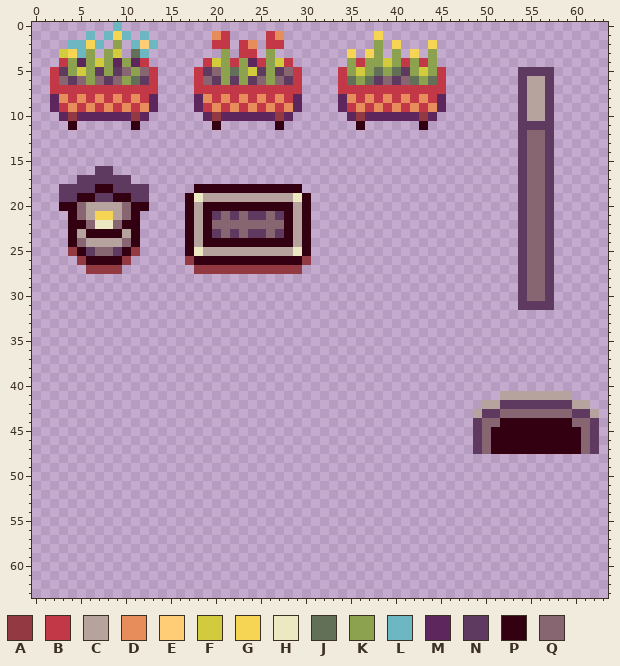
Pixel-art sprite -- assets/sprites/tilesets/muted/tileset_garden_details.png. This is how it looked before the edit.
The file is 64x64 pixels.
Palette (. is transparent): A #933942  B #c33846  C #b7a39d  D #e78c5b  E #ffcd75  F #d2cb3e  G #f7d554  H #ece8c2  J #627057  K #8da24e  L #6db7c3  M #5d275d  N #5f3a60  P #320011  Q #876672
The result:
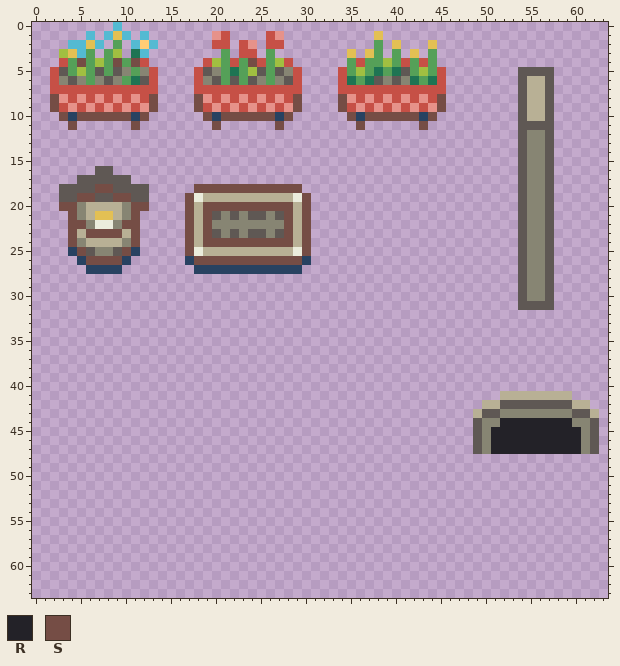
Colours new in this view: R #232228  S #754d45
The exact change:
colour A: #933942 -> #284261
colour B: #c33846 -> #c65046
colour C: #b7a39d -> #b8b095
colour D: #e78c5b -> #e6928a
colour F: #d2cb3e -> #a1bf41
colour G: #f7d554 -> #e3c054
colour H: #ece8c2 -> #ebecdc
colour J: #627057 -> #1e7453
colour K: #8da24e -> #55a058
colour L: #6db7c3 -> #54bad2
colour N: #5f3a60 -> #5f5854
colour Q: #876672 -> #878573
Changed rows in their new state; - is a pixel that keeps its letter.
first column x 5:
 4 S---S-S------------S
first column x 2:
 8 S----------S----S----------S----S----------S
 9 S----------S----S----------S----S----------S
10 -S-SSSSSS-S------S-SSSSSS-S------S-SSSSSS-S-
11 --S------S--------S------S--------S------S--
first column x 3:
18 ----SS---------SSSSSSSSSSSS-
19 --SS--SS------S------------S
20 SS------SS----S-SSSSSSSSSS-S
21 -S------S-----S-S--------S-S
22 -SS----SS-----S-S--------S-S
23 -S-SSSS-S-----S-S--------S-S
24 -S------S-----S-SSSSSSSSSS-S
25 --S----S------S------------S
26 ---SSSS--------SSSSSSSSSSSS-
first column x 51:
44 -RRRRRRRR-
45 RRRRRRRRRR
46 RRRRRRRRRR
47 RRRRRRRRRR
Where, in picture pixels (left, top, right, bottom), the same in both pictures:
changed: (50, 22, 158, 130)
changed: (194, 31, 302, 130)
changed: (338, 31, 446, 130)
changed: (518, 67, 554, 310)
changed: (59, 166, 311, 274)
changed: (473, 391, 599, 454)
